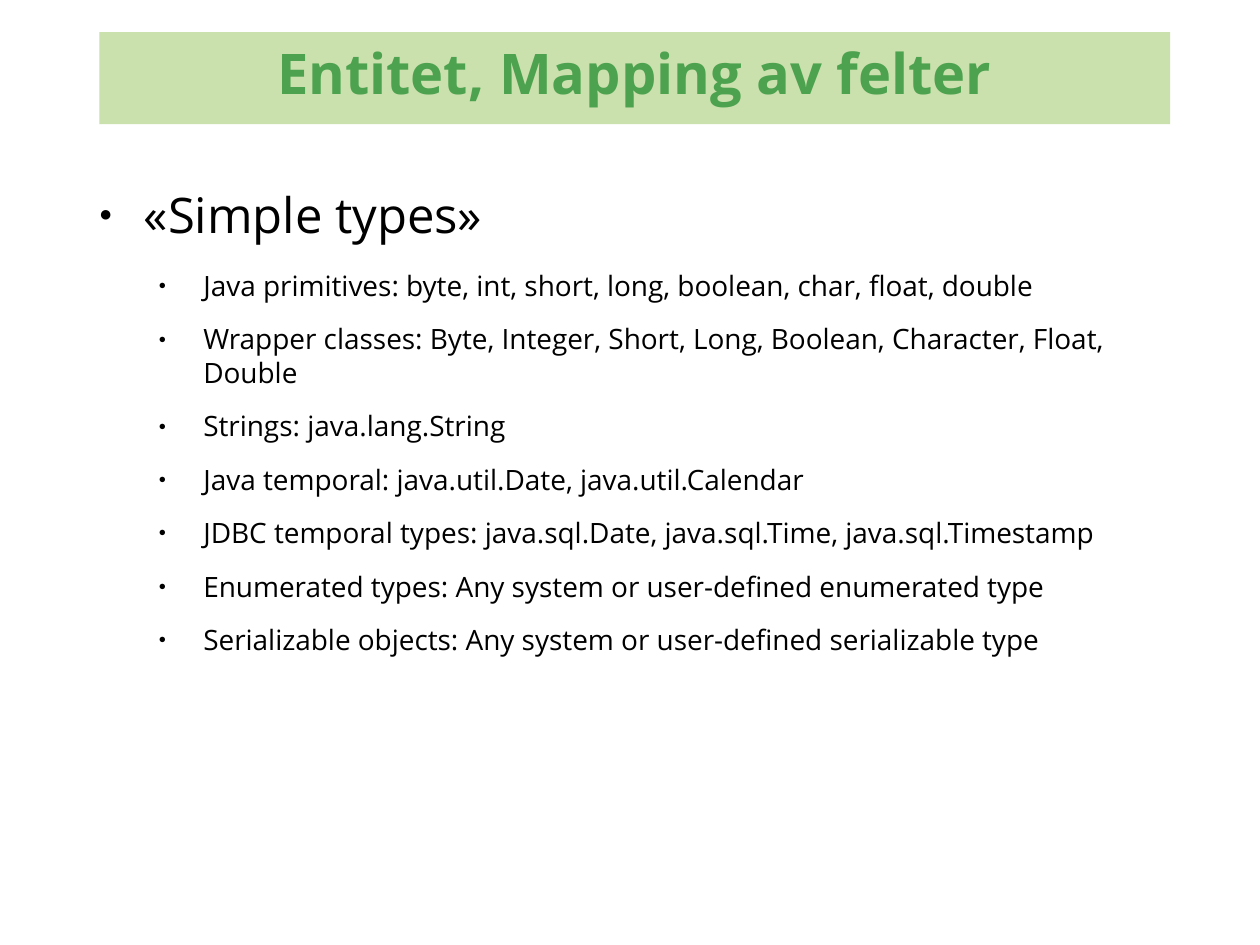
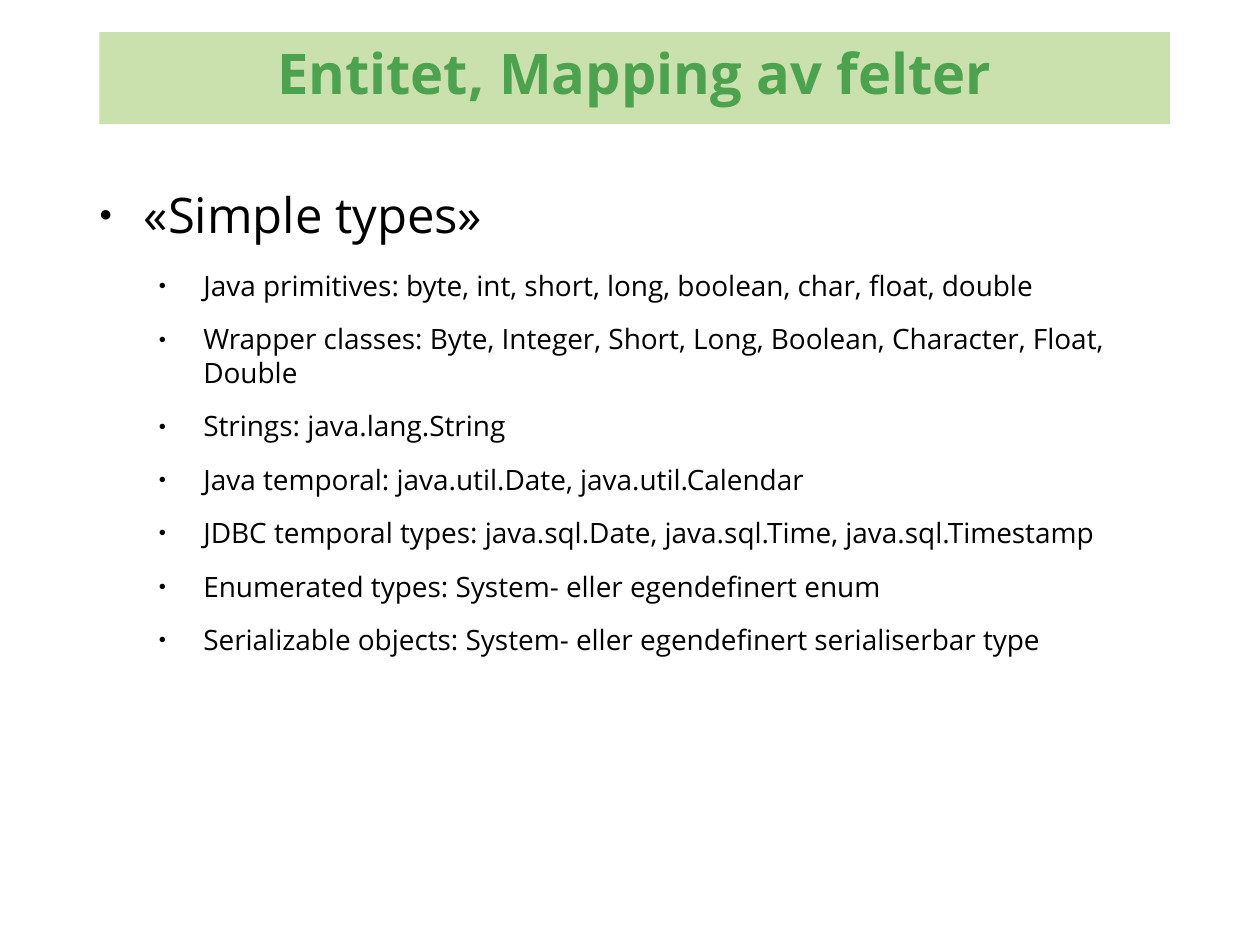
Before and after one commit to kenglxn/seam-maven-refimpl, a slide deck: slide 7 of sandbox/loo/jpa-continued/jpa-continued.odp (slide 6 before the commit). Drawn at 1260x945 pixels with LibreOffice and Linux fonts; fonts in the diff are those of the drawing; background and template pictures are left out. Boxes give left, top, right and bottom in pixels: in the first picture for what was removed or moved away, otherwise in the second. Text is boxed around its words. In the diff, an @@ line names an element or a change of style, - is before the commit and + after.

```diff
--- a/sandbox/loo/jpa-continued/jpa-continued.odp
+++ b/sandbox/loo/jpa-continued/jpa-continued.odp
@@ text at (203,575,1040,657): text changed @@
-  ● Enumerated types: Any system or user-defined enumerated type
-  ● Serializable objects: Any system or user-defined serializable type
+  ● Enumerated types: System- eller egendefinert enum
+  ● Serializable objects: System- eller egendefinert serialiserbar type
```
Also in this commit, not shown: 22 other slides changed, 6 slides added, 1 other file.
